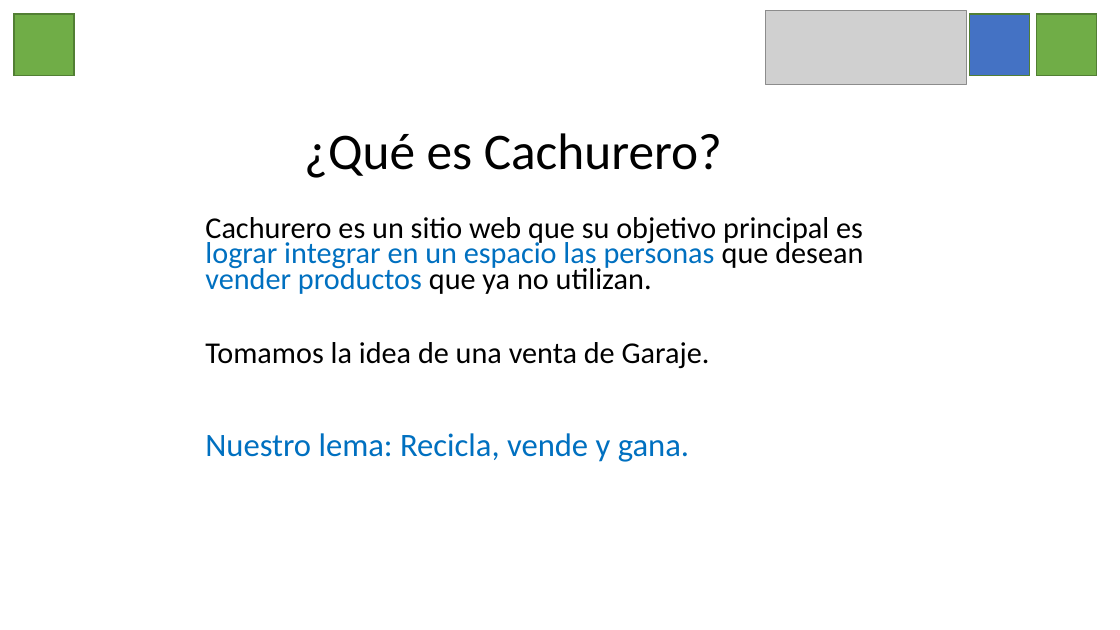
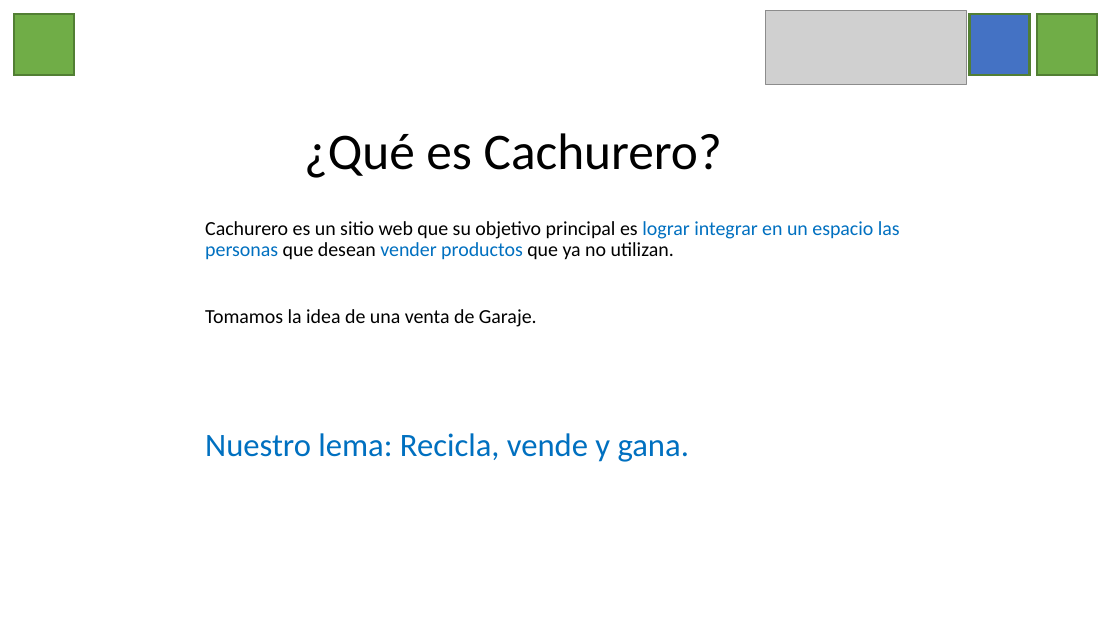
Before and after one commit to clebercmb/cachureros-front, a slide deck: slide 3 of Web Cachurero.pptx (slide 2 before the commit). Drawn at 1120x630 pixels with LibreOffice and Linux fonts; fonts in the diff are those of the drawing; grey boxes stand for pictures. Boxes give left, top, right and bottom in pixels: in the first picture for what was removed or moved away, otherwise in the second. Text is boxed around its words. In the diff, an @@ line names an element or a change of style, - is before the commit and + after.

```diff
--- a/Web Cachurero.pptx
+++ b/Web Cachurero.pptx
@@ text "Cachurero es un sitio web ..." at (205,221,900,327): size 25.9 to 17.1 pt; line spacing 0.7 to 0.9 @@
```
Also in this commit, not shown: 6 other slides changed, 3 slides added.
